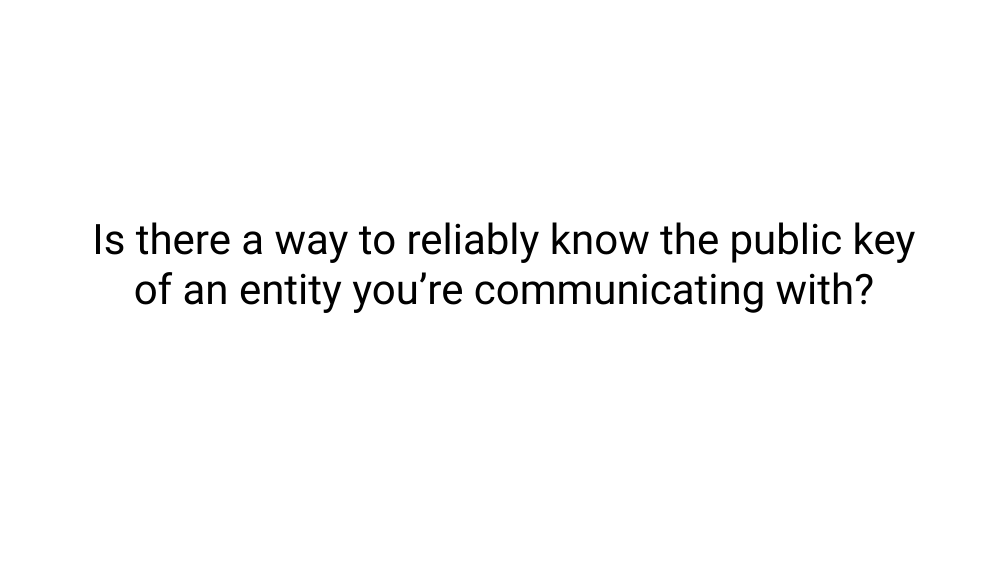
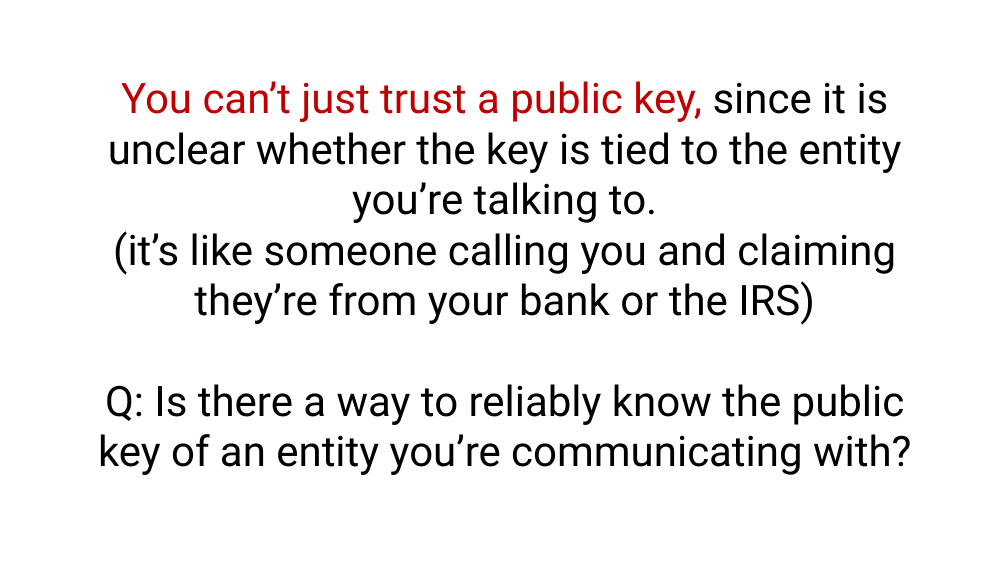
Before and after one commit to ngsrinivas/coursegen, a slide deck: slide 32 of ex/352-S21/staging/352-S21/lectures/security-public-key-crypto.pptx. Drawn at 1008x567 pixels with LibreOffice and Linux fonts; fonts in the diff are those of the drawing. Boxes give left, top, right and bottom in pixels: in the first picture for what was removed or moved away, otherwise in the second. Text is boxed around its words. In the diff, an @@ line names an element or a change of style, - is before the commit and + after.

Commit message:
Modified public key crypto lectures

```diff
--- a/ex/352-S21/staging/352-S21/lectures/security-public-key-crypto.pptx
+++ b/ex/352-S21/staging/352-S21/lectures/security-public-key-crypto.pptx
@@ text at (98, 81, 911, 475): text changed @@
-Is there a way to reliably know the public key of an entity you’re communicating with?
+You can’t just trust a public key, since it is unclear whether the key is tied to the entity you’re talking to.
+(it’s like someone calling you and claiming they’re from your bank or the IRS)
+Q: Is there a way to reliably know the public key of an entity you’re communicating with?
```
Also in this commit, not shown: 4 other slides changed, 2 other files.
